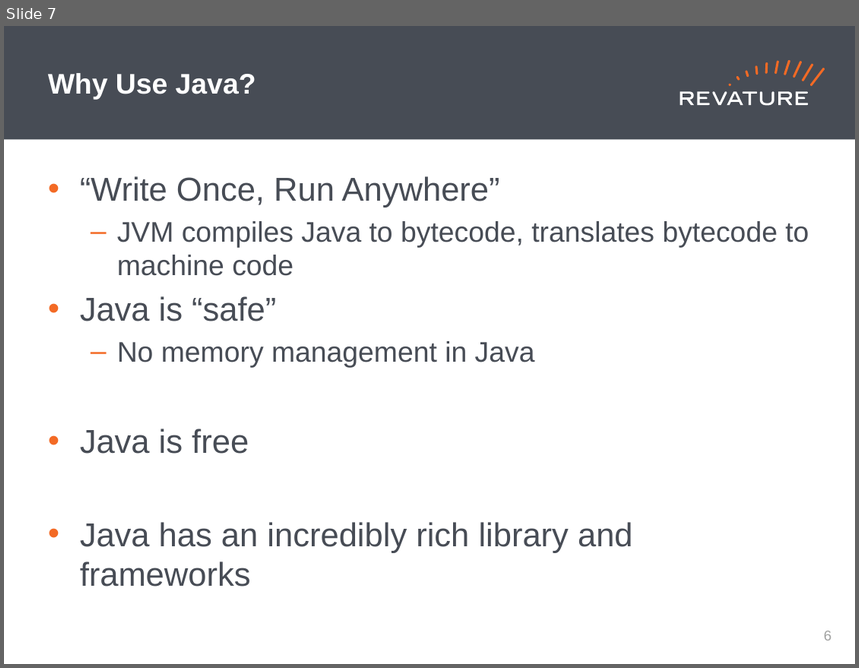
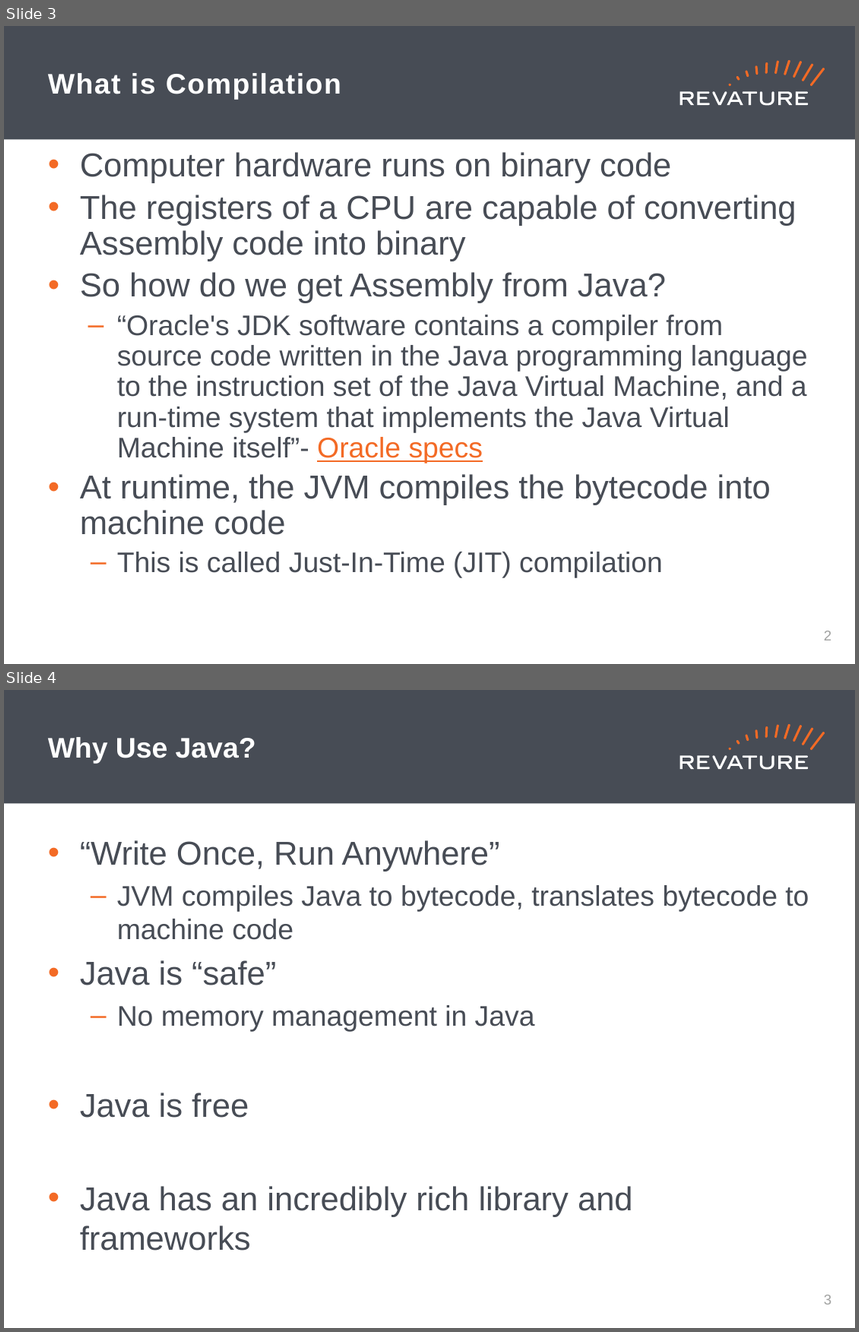
Before and after one commit to jhigherevature/8302021_RAP, a slide deck: powerpoints/Day_2.pptx. Shown one above the other, each under a label of ours: slide 7 before the commit, slides 3 and 4 after it. The pictures are 859x668 and 859x1332 pixels, drawn with LibreOffice and Linux fonts; fonts in the diff are those of the drawing. Boxes give left, top, right and bottom in pixels: in the first picture for what was removed or moved away, otherwise in the second. Text is boxed around its words. In the diff, an @@ line names an element or a change of style, - is before the commit and + after.

```diff
--- a/powerpoints/Day_2.pptx
+++ b/powerpoints/Day_2.pptx
@@ slide 3 added at (4,26,855,664), background #FFFFFF; not listed: 19 template elements that a slide beside it also shows @@
@@ title added at (48,73,341,99), 24 pt, text #FFFFFF, bold @@
+What is Compilation
@@ text added at (80,152,808,578), 24 pt, text #474C55 @@
+• Computer hardware runs on binary code
+• The registers of a CPU are capable of converting Assembly code into binary
+• So how do we get Assembly from Java?
+  – “Oracle's JDK software contains a compiler from source code written in the Java programming language to the instruction set of the Java Virtual Machine, and a run-time system that implements the Java Virtual Machine itself”- Oracle specs
+• At runtime, the JVM compiles the bytecode into machine code
+  – This is called Just-In-Time (JIT) compilation
@@ page number added at (824,631,832,641), 12 pt, text #A0A1A0 @@
+2
@@ what was slide 7 is now slide 4 @@
@@ page number at (824,1295,832,1305): text changed @@
-6
+3
```
Also in this commit, not shown: 3 slides changed, 11 other slides added, 7 slides removed, 2 other files.
